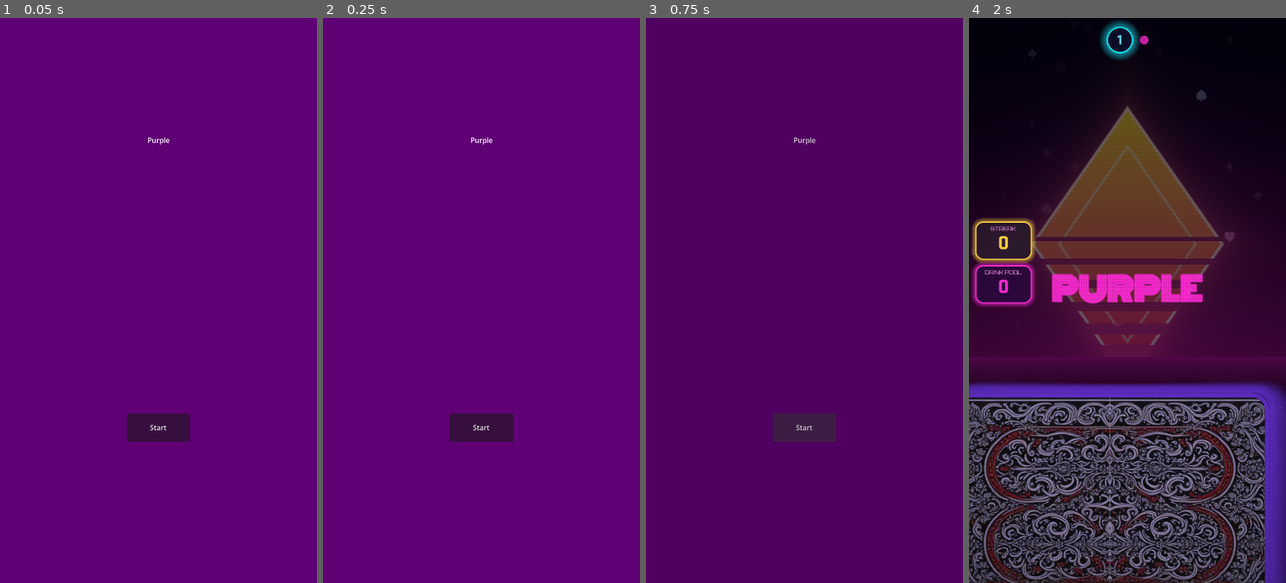
Above: before the commit, frames 1-4 (left to right).
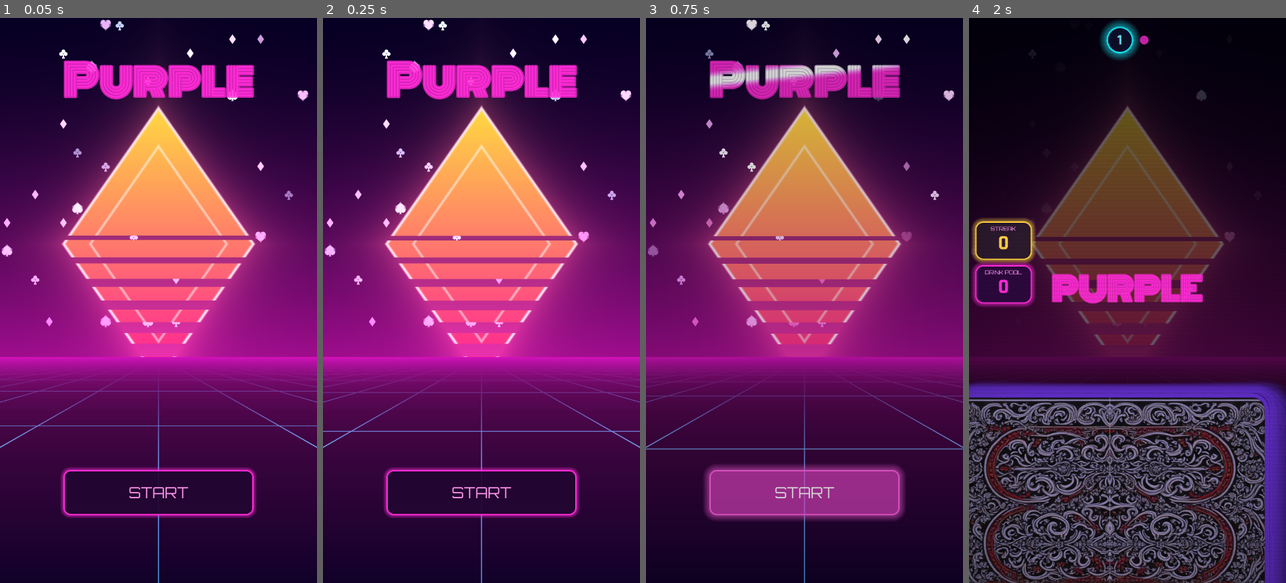
Above: after the commit, the same moments.

Repository: TheFait/purple
Game: Godot game, scene res://scenes/start_screen.tscn
Two runs of this game, one before a commit and one after it. Both use one fixed random seed, a clock stepped at 60 frames per second and the inputs below.
Inputs:
- Up to frame 1 (0.05 s): no input
- Up to frame 2 (0.25 s): no input
- Up to frame 3 (0.75 s): click "Start" (after the commit: "START") at 0.5 s
- Up to frame 4 (2 s): click "Start" (after the commit: "START") at 1.25 s

The runs differ from the first frame. In frame 1, 94% of the frame differs, in the area x 0-100%, y 0-100%; in frame 2, 94%; in frame 3, 91%; in frame 4, nothing differs.

Commit message:
feat(ui): themed start screen with backdrop and logo shine
Co-Authored-By: Claude Sonnet 5.5 <noreply@anthropic.com>

Diff:
--- a/scenes/start_screen.gd
+++ b/scenes/start_screen.gd
@@ -3,6 +3,23 @@
 
 func _ready():
 	$ScreenCover.modulate = "00000000"
+	var theme := NeonTheme.build()
+	$Control3.theme = theme
+	var title: Label = $Control2/Label
+	title.add_theme_font_override("font", NeonTheme.FONT_DISPLAY)
+	title.add_theme_font_size_override("font_size", 96)
+	title.add_theme_color_override("font_color", NeonTheme.PINK)
+	title.add_theme_color_override("font_shadow_color", Color(NeonTheme.PINK, 0.8))
+	title.add_theme_constant_override("shadow_outline_size", 14)
+	# The shine's scroll_speed matches the road's, so it sweeps once per grid line.
+	var shine := ShaderMaterial.new()
+	shine.shader = load("res://assets/shaders/logo_shine.gdshader")
+	var road := $Background/Backdrop.material as ShaderMaterial
+	shine.set_shader_parameter("scroll_speed", road.get_shader_parameter("scroll_speed"))
+	title.material = shine
+	var button: Button = $Control3/Button
+	NeonTheme.accent_button(button, NeonTheme.PINK)
+	button.add_theme_font_size_override("font_size", 34)
 
 
 func _on_button_pressed():
--- a/scenes/start_screen.tscn
+++ b/scenes/start_screen.tscn
@@ -1,6 +1,14 @@
-[gd_scene load_steps=4 format=3 uid="uid://cw3pf5ddicw66"]
+[gd_scene load_steps=6 format=3 uid="uid://cw3pf5ddicw66"]
 
 [ext_resource type="Script" path="res://scenes/start_screen.gd" id="1_ed7gh"]
+[ext_resource type="Shader" path="res://assets/shaders/vapor_bg.gdshader" id="2_vapor"]
+
+[sub_resource type="ShaderMaterial" id="ShaderMaterial_vapor"]
+shader = ExtResource("2_vapor")
+shader_parameter/aspect = 0.5625
+shader_parameter/horizon = 0.6
+shader_parameter/scroll_speed = 0.35
+shader_parameter/pulse = 0.0
 
 [sub_resource type="Animation" id="Animation_xfjfn"]
 resource_name = "fade_to_black"
@@ -25,43 +33,32 @@
 [node name="StartScreen" type="CanvasLayer"]
 script = ExtResource("1_ed7gh")
 
-[node name="Control" type="Control" parent="."]
-layout_mode = 3
+[node name="Background" type="CanvasLayer" parent="."]
+layer = -1
+
+[node name="Backdrop" type="ColorRect" parent="Background"]
+material = SubResource("ShaderMaterial_vapor")
 anchors_preset = 15
 anchor_right = 1.0
 anchor_bottom = 1.0
 grow_horizontal = 2
 grow_vertical = 2
-
-[node name="ColorRect" type="ColorRect" parent="Control"]
-layout_mode = 1
-anchors_preset = 15
-anchor_right = 1.0
-anchor_bottom = 1.0
-grow_horizontal = 2
-grow_vertical = 2
-color = Color(0.376471, 0, 0.458824, 1)
+mouse_filter = 2
 
 [node name="Control2" type="Control" parent="."]
 layout_mode = 3
-anchor_top = 0.169531
+anchor_top = 0.06
 anchor_right = 1.0
-anchor_bottom = 0.263281
+anchor_bottom = 0.16
 grow_horizontal = 2
 grow_vertical = 2
 metadata/_edit_use_anchors_ = true
 
 [node name="Label" type="Label" parent="Control2"]
 layout_mode = 1
-anchors_preset = 8
-anchor_left = 0.5
-anchor_top = 0.5
-anchor_right = 0.5
-anchor_bottom = 0.5
-offset_left = -25.5
-offset_top = -11.5
-offset_right = 25.5
-offset_bottom = 11.5
+anchors_preset = 15
+anchor_right = 1.0
+anchor_bottom = 1.0
 grow_horizontal = 2
 grow_vertical = 2
 text = "Purple"
@@ -70,10 +67,10 @@
 
 [node name="Control3" type="Control" parent="."]
 layout_mode = 3
-anchor_left = 0.4
-anchor_top = 0.7
-anchor_right = 0.6
-anchor_bottom = 0.75
+anchor_left = 0.2
+anchor_top = 0.8
+anchor_right = 0.8
+anchor_bottom = 0.88
 grow_horizontal = 2
 grow_vertical = 2
 
@@ -84,7 +81,7 @@
 anchor_bottom = 1.0
 grow_horizontal = 2
 grow_vertical = 2
-text = "Start"
+text = "START"
 
 [node name="AnimationPlayer" type="AnimationPlayer" parent="."]
 libraries = {
Not shown, added: scenes/start_screen.gd.uid
